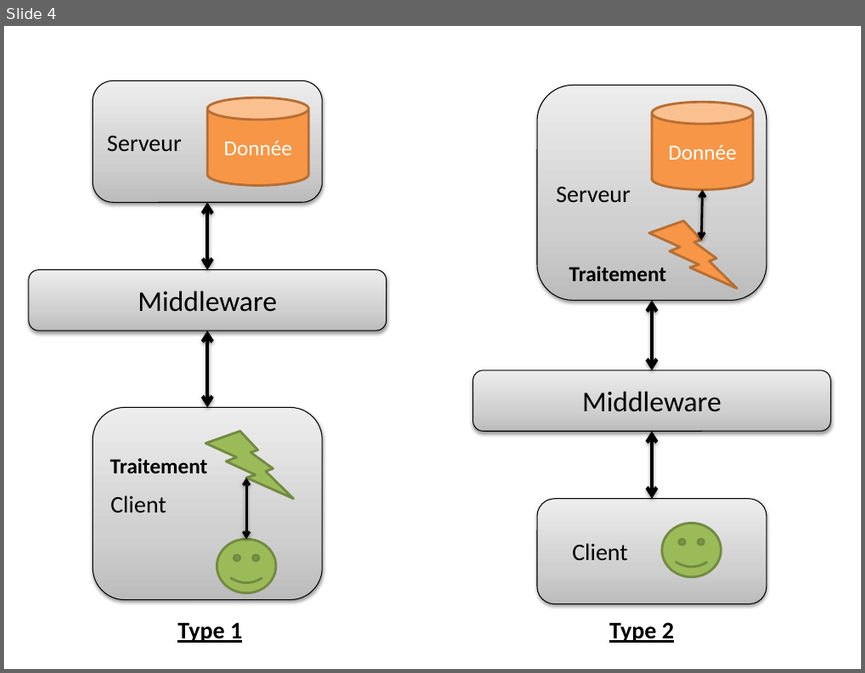
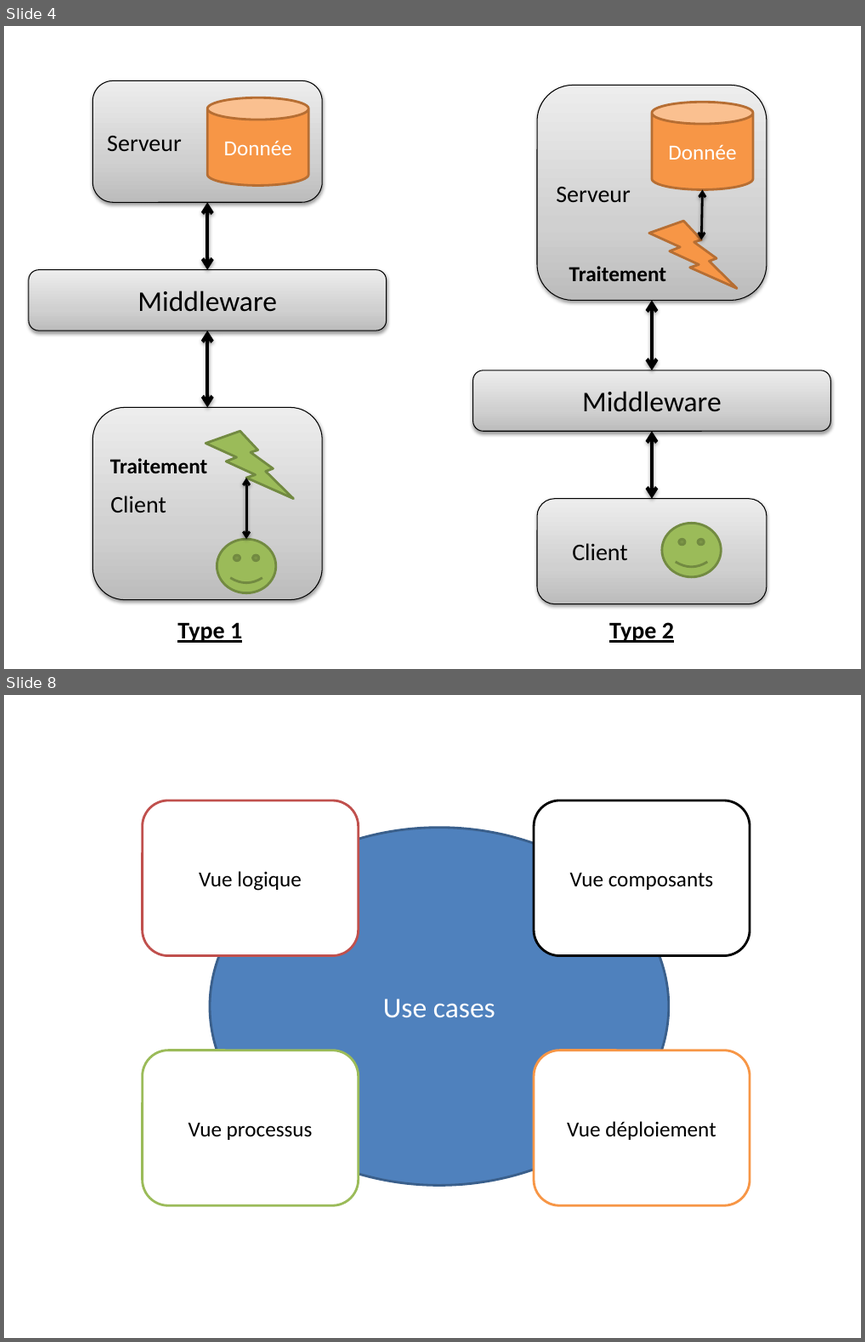
Before and after one commit to dduportal/dduportal.github.io, a slide deck: cours/ensg-asi-2014/src/raws/img_gen.pptx. Shown one above the other, each under a label of ours: slide 4 before the commit, slides 4 and 8 after it; the slides between them are not shown. The pictures are 865x673 and 865x1342 pixels, drawn with LibreOffice and Linux fonts; fonts in the diff are those of the drawing. Boxes give left, top, right and bottom in pixels: in the first picture for what was removed or moved away, otherwise in the second. Text is boxed around its words. In the diff, an @@ line names an element or a change of style, - is before the commit and + after.

```diff
--- a/cours/ensg-asi-2014/src/raws/img_gen.pptx
+++ b/cours/ensg-asi-2014/src/raws/img_gen.pptx
@@ slide 8 added at <box>4,695,861,1338</box>, background #FFFFFF @@
@@ rounded rectangle added at <box>142,800,358,955</box>, fill #FFFFFF, outline #C0504D 2 pt, 18 pt, text #000000 @@
+Vue logique
@@ rounded rectangle added at <box>534,800,749,955</box>, fill #FFFFFF, outline #000000 2 pt, 18 pt, text #000000 @@
+Vue composants
@@ ellipse added at <box>210,828,668,1185</box>, fill #4F81BD, outline #3A5F8C 2 pt, 24 pt, text #FFFFFF @@
+Use cases
@@ rounded rectangle added at <box>142,1049,358,1205</box>, fill #FFFFFF, outline #9BBB59 2 pt, 18 pt, text #000000 @@
+Vue processus
@@ rounded rectangle added at <box>534,1049,749,1205</box>, fill #FFFFFF, outline #F79646 2 pt, 18 pt, text #000000 @@
+Vue déploiement
```
Also in this commit, not shown: 1 slide changed, 2 other slides added, 17 other files.
